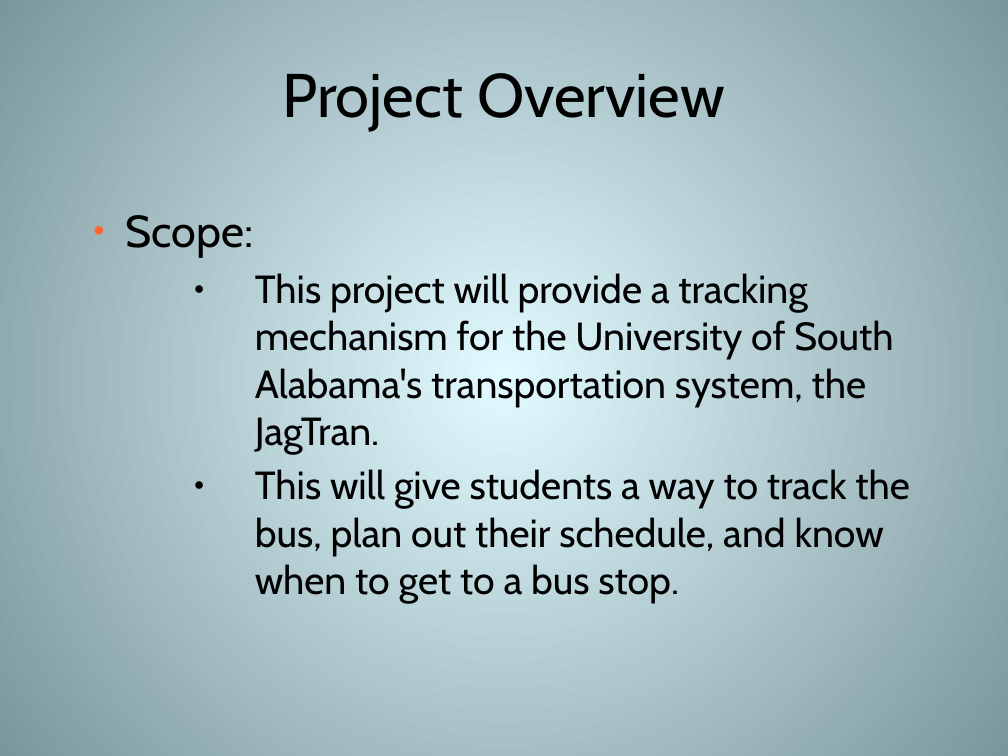
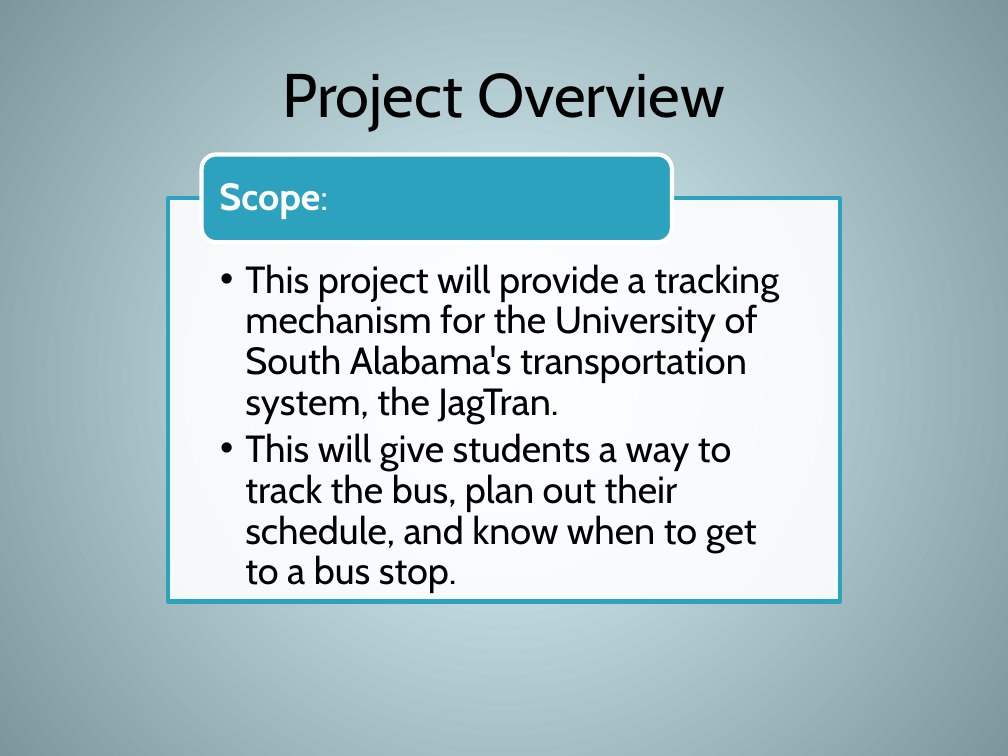
Before and after one commit to hjc/JagTrack, a slide deck: slide 2 of LCO_Brief_Placeholder/Deliverables/jt-lco_final_ppt.pptx. Drawn at 1008x756 pixels with LibreOffice and Linux fonts; fonts in the diff are those of the drawing. Boxes give left, top, right and bottom in pixels: in the first picture for what was removed or moved away, otherwise in the second. Text is boxed around its words. In the diff, an @@ line names an element or a change of style, - is before the commit and + after.

Commit message:
Uploading Powerpoint Formatted Final.

```diff
--- a/LCO_Brief_Placeholder/Deliverables/jt-lco_final_ppt.pptx
+++ b/LCO_Brief_Placeholder/Deliverables/jt-lco_final_ppt.pptx
@@ rounded rectangle added at bbox=[202, 154, 672, 242], fill #2DA2BF, outline #FFFFFF 3 pt @@
@@ text "This project will provide a ...": place and size @@
-text "This project will provide a ..." at bbox=[125, 215, 909, 603]
+text "This project will provide a ..." at bbox=[245, 264, 779, 593]
@@ text "This project will provide a ..." at bbox=[245, 264, 779, 593]: size 28 to 27 pt; bullet ● to ••; line spacing 1 to 0.9; less space between paragraphs @@
@@ rectangle added at bbox=[168, 199, 841, 602], fill #FFFFFF at 90% opacity, outline #2DA2BF 3 pt @@
@@ text added at bbox=[219, 183, 328, 219], 27 pt, text #FFFFFF, bold @@
+Scope:
@@ text at bbox=[125, 215, 253, 258]: paragraph removed @@
-● Scope:
```
Also in this commit, not shown: 13 other slides changed, 3 slides added, 6 slides removed.
